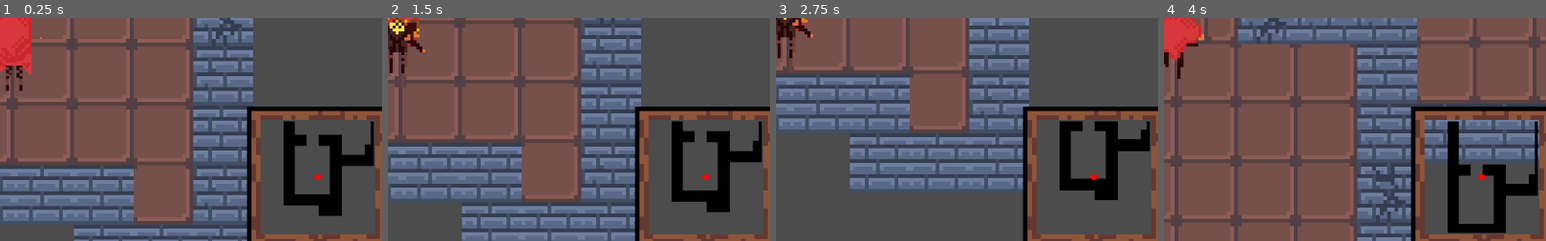
Above: before the commit, frames 1-4 (left to right).
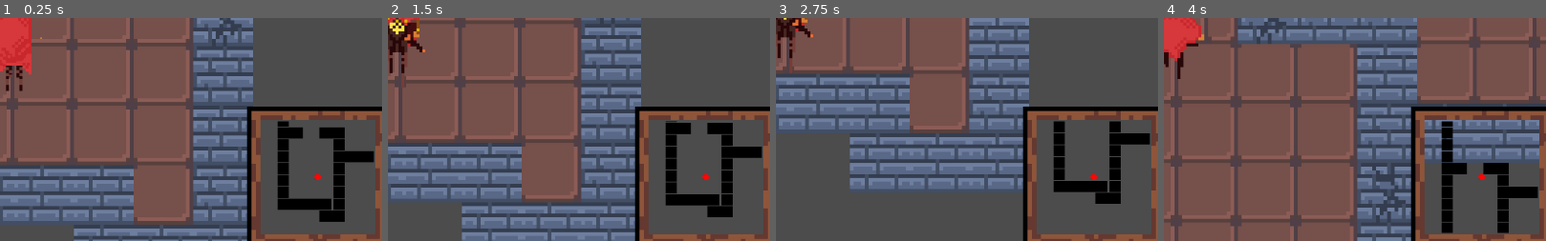
Above: after the commit, the same moments.

Repository: skni-kod/roguelike
Game: Godot game, scene res://Scenes/Levels/Main.tscn
The game is run twice, just before and just after one commit, with the same random seed, the same clock (stepped at 60 frames per second) and the same inputs.
Inputs (mouse positions are % of the whole screen's width and height, from its top left):
- Up to frame 1 (0.25 s): no input
- Up to frame 2 (1.5 s): tap Enter at 0.5 s; move the mouse to (72, 45) at 0.52 s; press the mouse at (72, 45) at 0.53 s; hold D (move_right) 0.53-1.28 s; move the mouse to (30, 55) at 1.27 s; release the mouse at (30, 55) at 1.28 s; hold S (move_down) from 1.28 s (still down); click (30, 55) at 1.35 s
- Up to frame 3 (2.75 s): tap Space at 2 s; move the mouse to (60, 28) at 2.02 s; release S (move_down) at 2.03 s; press the mouse at (60, 28) at 2.03 s; hold D (move_right) from 2.03 s (still down)
- Up to frame 4 (4 s): move the mouse to (45, 70) at 2.77 s; release D (move_right) at 2.78 s; release the mouse at (45, 70) at 2.78 s; hold W (move_up) 2.78-3.53 s; click (45, 70) at 2.85 s; move the mouse to (80, 65) at 3.52 s; press the mouse at (80, 65) at 3.53 s; hold A (move_left) from 3.53 s (still down)
The pictures show only the part of the screen within x 49-99%, y 48-98%; the shares and areas given below are measured in that part.

The runs differ from the first frame. In frame 1, 3.2% of the frame differs, in the area x 72-98%, y 46-92%; in frame 2, 3.1%; in frame 3, 2.6%; in frame 4, 3.2%.

Commit message:
normalized vector

Diff:
--- a/Scenes/Actors/Player.gd
+++ b/Scenes/Actors/Player.gd
@@ -26,7 +26,7 @@
 	direction = Vector2(
 		Input.get_action_strength("move_right") - Input.get_action_strength("move_left"),
 		Input.get_action_strength("move_down") - Input.get_action_strength("move_up")
-	) # Określenie kierunku poruszania się
+	).normalized() # Określenie kierunku poruszania się
 	velocity = direction * speed
 	velocity = move_and_collide(velocity)
 	if direction == Vector2.ZERO:
--- a/Scenes/Levels/Main.tscn
+++ b/Scenes/Levels/Main.tscn
@@ -197,7 +197,7 @@
 } ]
 3/z_index = 0
 
-[node name="Testing" type="Node2D"]
+[node name="Main" type="Node2D"]
 
 [node name="Floor" type="TileMap" parent="."]
 tile_set = SubResource( 1 )
@@ -234,5 +234,5 @@
 margin_top = -200.0
 margin_right = 0.0
 margin_bottom = 0.0
-player = NodePath("../../Player")
-zoom = 0.3
+player = NodePath("../../../Main/Player")
+zoom = 0.25
